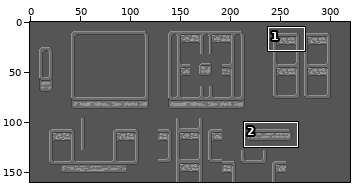
A sprite sheet gets an edit: AKJ11/Assets/Resources/Images/Tilesets/blob_height.png. The picture above shows the old version from afar; the outline marks the close-up.
Close-up. Earlier state:
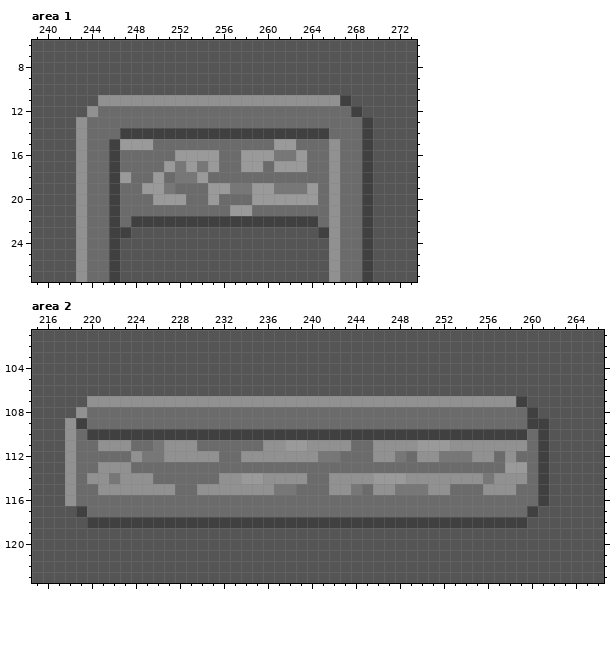
The file is 320x160 pixels. Colours within 5 levels of each other are drawn and written as one. Shown: area 1: x 239..273, y 6..27; area 2: x 215..266, y 101..123. The commit also changed other parts of the picture, which this record leaves out.
Once edited:
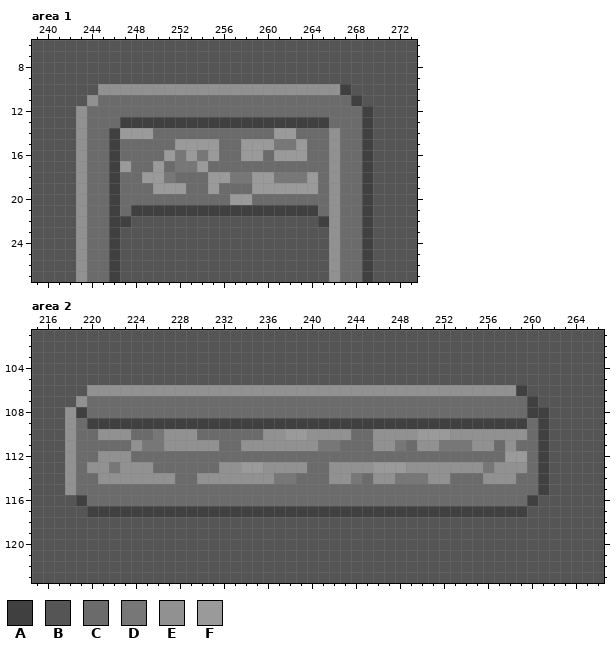
Palette (. is transparent): A #404040  B #555555  C #6b6b6b  D #777777  E #919191  F #9a9a9a
Changes in this commit:
--- area 1
@@ x 239..273 @@
  9 BBBBBBBBBBBBBBBBBBBBBBBBBBBBBBBBBBB
-10 BBBBBBBBBBBBBBBBBBBBBBBBBBBBBBBBBBB
-11 BBBBBBEEEEEEEEEEEEEEEEEEEEEEABBBBBB
-12 BBBBBECCCCCCCCCCCCCCCCCCCCCCCABBBBB
-13 BBBBECCCCCCCCCCCCCCCCCCCCCCCCCABBBB
-14 BBBBECCCAAAAAAAAAAAAAAAAAAACCCABBBB
-15 BBBBECCAFFFCCCCCCCCCCCFFCCCECCABBBB
-16 BBBBECCACCCCCFFFFCCFFFDDFCCECCABBBB
-17 BBBBECCACCCCFDFDFCCFFCFFFCCECCABBBB
-18 BBBBECCAFCCFCDDFCCCCCCCCCCCECCABBBB
-19 BBBBECCACCFFDCCCFFDDFFDDDFCECCABBBB
-20 BBBBECCACCCFFFCCFCCCFFFFFFCECCABBBB
-21 BBBBECCACCCCCCCCCCFFCCCCCCCECCABBBB
-22 BBBBECCACAAAAAAAAAAAAAAAAACECCABBBB
-23 BBBBECCAABBBBBBBBBBBBBBBBBAECCABBBB
+10 BBBBBBEEEEEEEEEEEEEEEEEEEEEEABBBBBB
+11 BBBBBECCCCCCCCCCCCCCCCCCCCCCCABBBBB
+12 BBBBECCCCCCCCCCCCCCCCCCCCCCCCCABBBB
+13 BBBBECCCAAAAAAAAAAAAAAAAAAACCCABBBB
+14 BBBBECCAFFFCCCCCCCCCCCFFCCCECCABBBB
+15 BBBBECCACCCCCFFFFCCFFFDDFCCECCABBBB
+16 BBBBECCACCCCFDFDFCCFFCFFFCCECCABBBB
+17 BBBBECCAFCCFCDDFCCCCCCCCCCCECCABBBB
+18 BBBBECCACCFFDCCCFFDDFFDDDFCECCABBBB
+19 BBBBECCACCCFFFCCFCCCFFFFFFCECCABBBB
+20 BBBBECCACCCCCCCCCCFFCCCCCCCECCABBBB
+21 BBBBECCACAAAAAAAAAAAAAAAAACECCABBBB
+22 BBBBECCAABBBBBBBBBBBBBBBBBAECCABBBB
+23 BBBBECCABBBBBBBBBBBBBBBBBBBECCABBBB
 24 BBBBECCABBBBBBBBBBBBBBBBBBBECCABBBB
--- area 2
@@ x 215..266 @@
 105 BBBBBBBBBBBBBBBBBBBBBBBBBBBBBBBBBBBBBBBBBBBBBBBBBBBB
-106 BBBBBBBBBBBBBBBBBBBBBBBBBBBBBBBBBBBBBBBBBBBBBBBBBBBB
-107 BBBBBEEEEEEEEEEEEEEEEEEEEEEEEEEEEEEEEEEEEEEEABBBBBBB
-108 BBBBECCCCCCCCCCCCCCCCCCCCCCCCCCCCCCCCCCCCCCCCABBBBBB
-109 BBBEACCCCCCCCCCCCCCCCCCCCCCCCCCCCCCCCCCCCCCCCAABBBBB
-110 BBBECAAAAAAAAAAAAAAAAAAAAAAAAAAAAAAAAAAAAAAAACABBBBB
-111 BBBECCEEECCDEEECCCCCCEEFFEEEECCEEEEFFFEEEEEEECABBBBB
-112 BBBECCCCCEDDEEEEECCEEEEEEEDDCCCEEDCEEDDDEECECCABBBBB
-113 BBBECCEEECCCCCCCCCCCCCCCCCCCCCCCCCCCCCCCCCCFFCABBBBB
-114 BBBECEEDEEECCCCCCEEFFEEEECCEEEEFFFEEEEEEEDEEECABBBBB
-115 BBBECCEEEEEEECCEEEEEEEDDCCCEEDCEEDDDEECCCEEECCABBBBB
-116 BBBECCCCCCCCCCCCCCCCCCCCCCCCCCCCCCCCCCCCCCCCCCABBBBB
-117 BBBBACCCCCCCCCCCCCCCCCCCCCCCCCCCCCCCCCCCCCCCCABBBBBB
-118 BBBBBAAAAAAAAAAAAAAAAAAAAAAAAAAAAAAAAAAAAAAAABBBBBBB
+106 BBBBBEEEEEEEEEEEEEEEEEEEEEEEEEEEEEEEEEEEEEEEABBBBBBB
+107 BBBBECCCCCCCCCCCCCCCCCCCCCCCCCCCCCCCCCCCCCCCCABBBBBB
+108 BBBEACCCCCCCCCCCCCCCCCCCCCCCCCCCCCCCCCCCCCCCCAABBBBB
+109 BBBECAAAAAAAAAAAAAAAAAAAAAAAAAAAAAAAAAAAAAAAACABBBBB
+110 BBBECCEEECCDEEECCCCCCEEFFEEEECCEEEEFFFEEEEEEECABBBBB
+111 BBBECCCCCEDDEEEEECCEEEEEEEDDCCCEEDCEEDDDEECECCABBBBB
+112 BBBECCEEECCCCCCCCCCCCCCCCCCCCCCCCCCCCCCCCCCFFCABBBBB
+113 BBBECEEDEEECCCCCCEEFFEEEECCEEEEFFFEEEEEEEDEEECABBBBB
+114 BBBECCEEEEEEECCEEEEEEEDDCCCEEDCEEDDDEECCCEEECCABBBBB
+115 BBBECCCCCCCCCCCCCCCCCCCCCCCCCCCCCCCCCCCCCCCCCCABBBBB
+116 BBBBACCCCCCCCCCCCCCCCCCCCCCCCCCCCCCCCCCCCCCCCABBBBBB
+117 BBBBBAAAAAAAAAAAAAAAAAAAAAAAAAAAAAAAAAAAAAAAABBBBBBB
+118 BBBBBBBBBBBBBBBBBBBBBBBBBBBBBBBBBBBBBBBBBBBBBBBBBBBB
 119 BBBBBBBBBBBBBBBBBBBBBBBBBBBBBBBBBBBBBBBBBBBBBBBBBBBB
Changed places in both close-ups, as pixel boxes (x1, y1, x2, y2):
changed: (76, 84, 373, 238)
changed: (65, 385, 549, 528)
